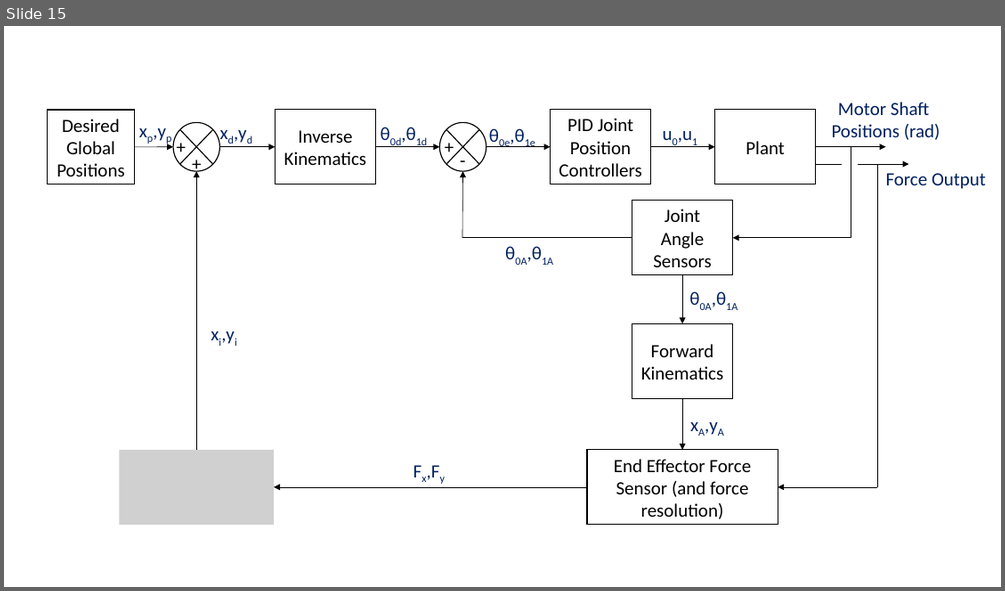
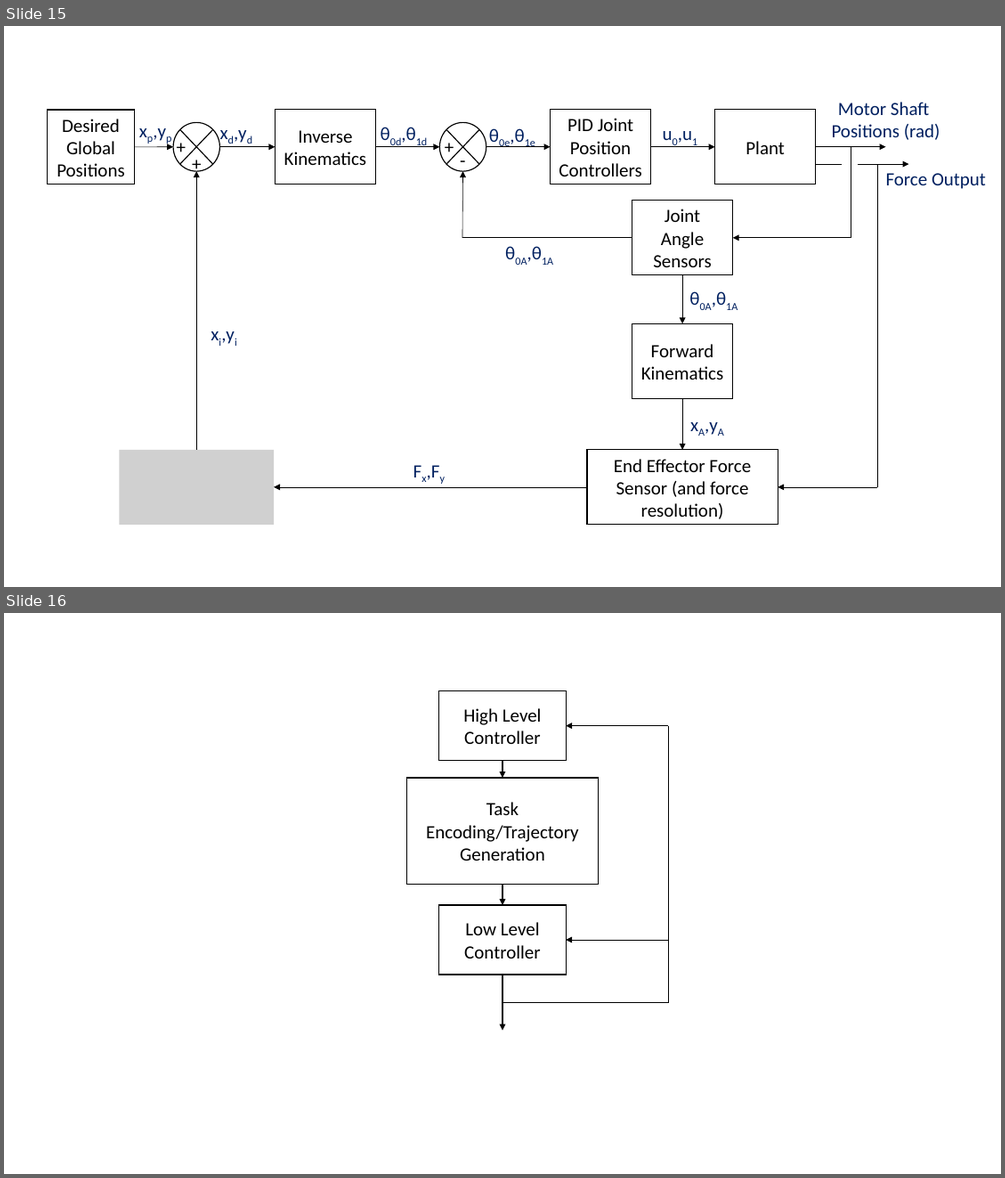
Before and after one commit to adammetcalf/PhD, a slide deck: Modelling/MyPAM Modelling.pptx. Shown one above the other, each under a label of ours: slide 15 before the commit, slides 15 and 16 after it. The pictures are 1005x591 and 1005x1178 pixels, drawn with LibreOffice and Linux fonts; fonts in the diff are those of the drawing; grey boxes stand for pictures. Boxes give left, top, right and bottom in pixels: in the first picture for what was removed or moved away, otherwise in the second. Text is boxed around its words. In the diff, an @@ line names an element or a change of style, - is before the commit and + after.

```diff
--- a/Modelling/MyPAM Modelling.pptx
+++ b/Modelling/MyPAM Modelling.pptx
@@ slide 16 added at (4,613,1001,1174), background #FFFFFF @@
@@ rectangle added at (439,690,566,761), fill #FFFFFF, outline #000000 1 pt, 18 pt, text #000000 @@
+High Level Controller
@@ arrow added from (668, 726) to (566, 726), #000000 0.5 pt @@
@@ line added from (668, 726) to (668, 1003), #000000 0.5 pt @@
@@ arrow added from (502, 761) to (502, 778), #000000 1.5 pt @@
@@ rectangle added at (407,778,598,884), fill #FFFFFF, outline #000000 1 pt, 18 pt, text #000000 @@
+Task Encoding/Trajectory Generation
@@ rectangle added at (439,906,566,975), fill #FFFFFF, outline #000000 1 pt, 18 pt, text #000000 @@
+Low Level Controller
@@ arrow added from (502, 884) to (502, 906), #000000 1.5 pt @@
@@ arrow added from (668, 940) to (566, 940), #000000 0.5 pt @@
@@ arrow added from (502, 974) to (502, 1030), #000000 1.5 pt @@
@@ line added from (502, 1003) to (668, 1003), #000000 0.5 pt @@
```
Also in this commit, not shown: 3 other files.
